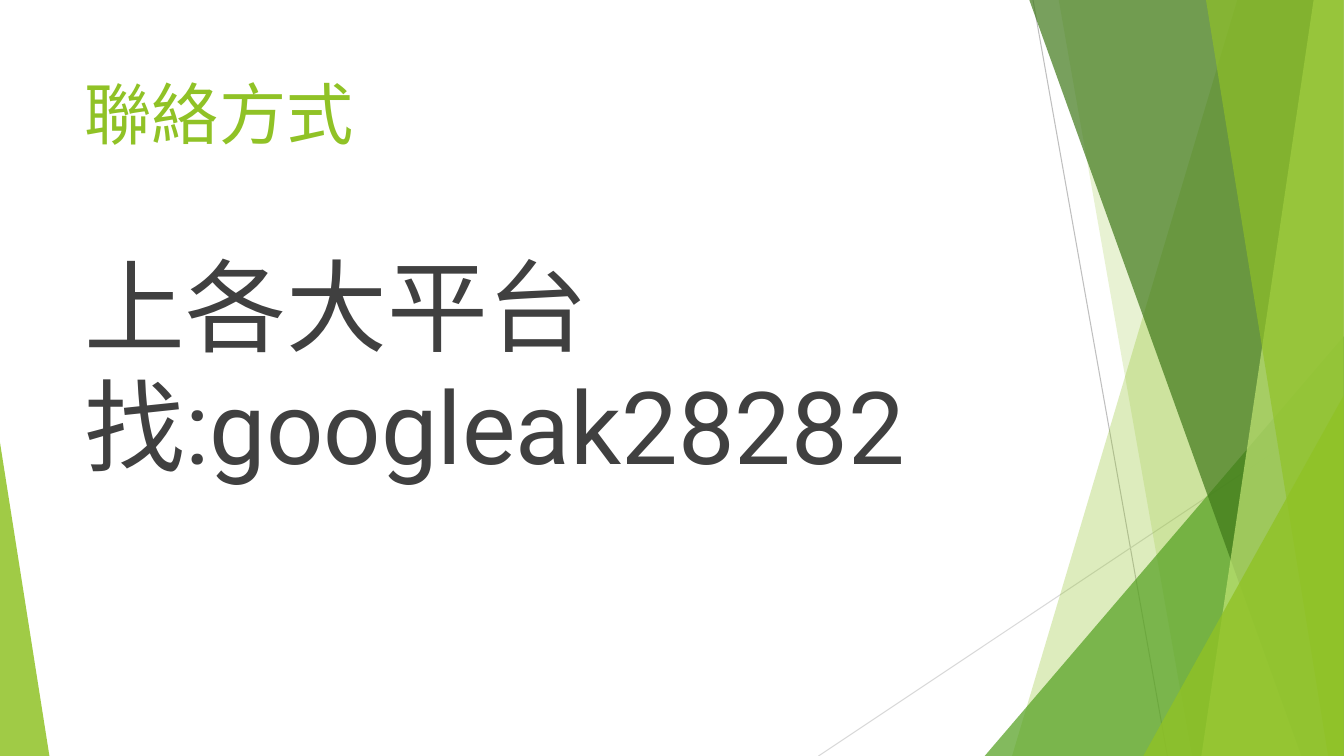
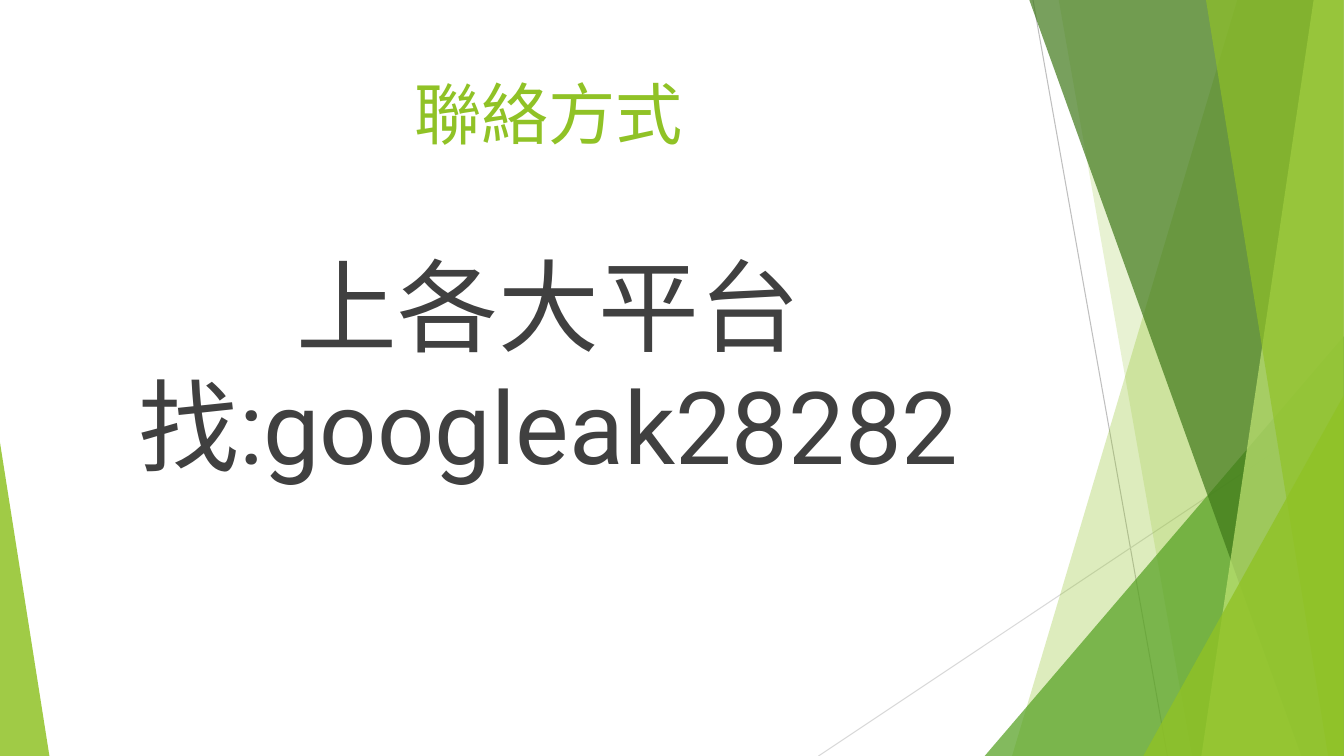
Before and after one commit to googleak28282/-, a slide deck: slide 14 of 二維線段樹.pptx. Drawn at 1344x756 pixels with LibreOffice and Linux fonts; fonts in the diff are those of the drawing. Boxes give left, top, right and bottom in pixels: in the first picture for what was removed or moved away, otherwise in the second. Text is boxed around its words. In the diff, an @@ line names an element or a change of style, - is before the commit and + after.

```diff
--- a/二維線段樹.pptx
+++ b/二維線段樹.pptx
@@ title "聯絡方式" at (414, 82, 683, 145): alignment left to centre @@
@@ text at (138, 259, 958, 485): text changed @@
-上各大平台找:googleak28282
+上各大平台 找:googleak28282
```
Also in this commit, not shown: 10 other slides changed, 1 slide added, 1 slide removed, 2 other files.
